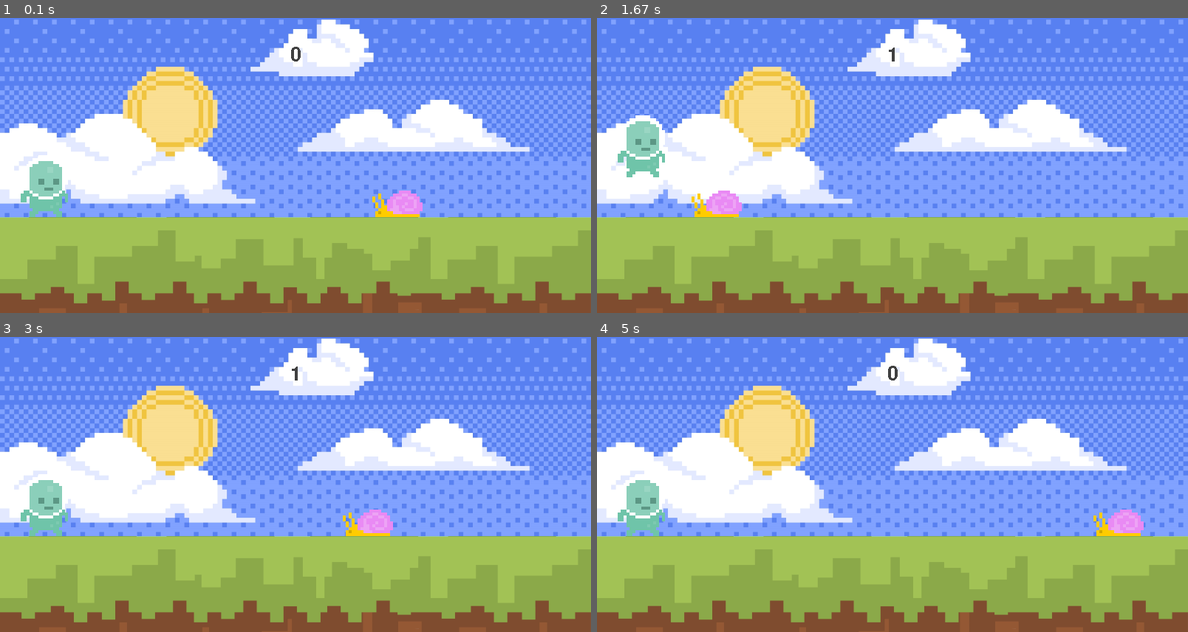
Above: before the commit, frames 1-4 (two rows, left to right).
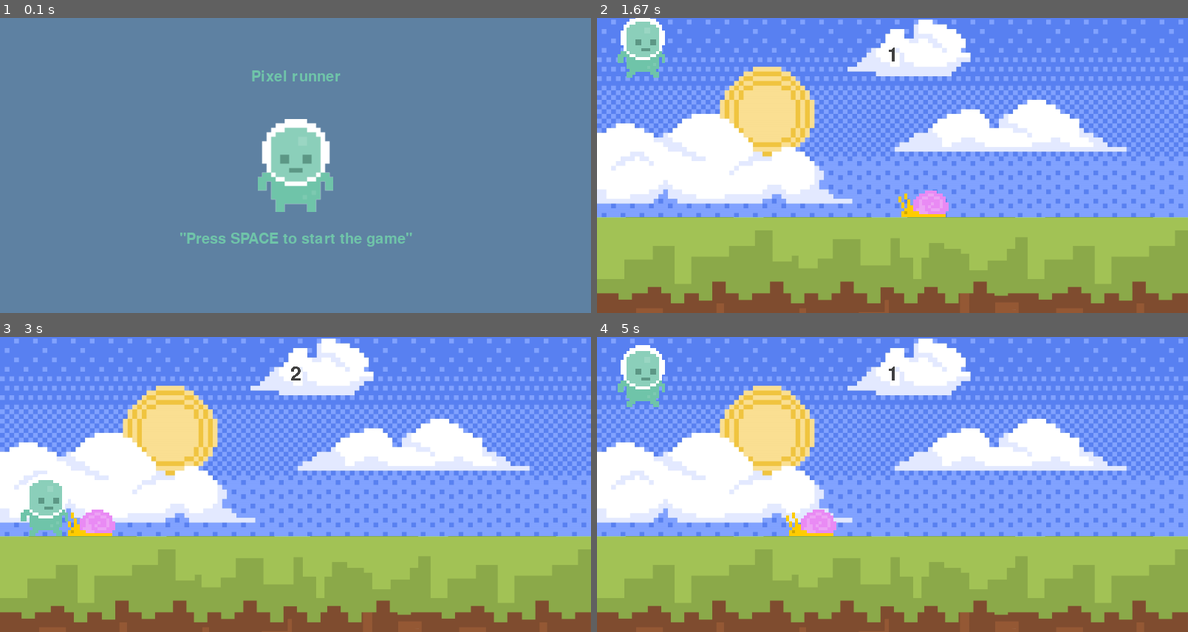
Above: after the commit, the same moments.

Repository: rshdwantstocode/pygame-pixel-runner
Game: pygame game, started from main.py
Two runs of this game, one before a commit and one after it. Both use one fixed random seed, a clock stepped at 60 frames per second and the inputs below.
Inputs (mouse positions are in pixels of both pictures, inside the frame that each line leads up to):
- Up to frame 1 (0.1 s): no input
- Up to frame 2 (1.67 s): tap Space at 0.33, 0.67, 1.07, 1.37 s
- Up to frame 3 (3 s): tap Space at 1.9, 2.2, 2.73 s; click (248, 390) at 2.38 s
- Up to frame 4 (5 s): tap Space at 3.03, 3.3, 4.07, 4.47, 4.77 s

The runs differ from the first frame. In frame 1, 100% of the frame differs, in the area x 0-100%, y 0-100%; in frame 2, 3.5%; in frame 3, 1.1%; in frame 4, 3.5%.

Commit message:
make changes on the game over screen

Diff:
--- a/main.py
+++ b/main.py
@@ -6,6 +6,7 @@
     score_surf = score_font.render(f'{current_time}', False, (64,64,64))
     score_rect = score_surf.get_rect(center=(400,50))
     screen.blit(score_surf, score_rect)
+    return current_time
 
 
 pygame.init()
@@ -13,10 +14,12 @@
 screen = pygame.display.set_mode((800, 400))
 pygame.display.set_caption('1st try game')
 clock = pygame.time.Clock()
-game_active = True
+game_active = False
 start_time = 0
+score = 0
 
 score_font = pygame.font.Font(None, 40)
+title_font = pygame.font.Font(None, 30)
 
 sky_surface = pygame.image.load('Backgrounds/Sky.png').convert()
 ground_surface = pygame.image.load('Backgrounds/ground.png').convert()
@@ -31,6 +34,19 @@
 player_rect = player_surf.get_rect(midbottom=(60, 270))
 player_gravity = 0
 
+# Intro Screen
+player_stand = pygame.image.load('player/player_stand.png').convert_alpha()
+player_stand = pygame.transform.rotozoom(player_stand, 0, 1.5)
+player_stand_rect = player_stand.get_rect(center=(400, 200))
+
+title_surf = title_font.render('Pixel runner', True, (111, 196, 169))
+title_rect = title_surf.get_rect(center=(400,80))
+
+# title_score_surf = title_font.render('Score', True, (64,64,64))
+# title_score_rect = title_score_surf.get_rect(center=(400,100))
+
+title_start_surf = title_font.render('"Press SPACE to start the game"', True, (111, 196, 169))
+title_start_rect = title_start_surf.get_rect(center=(400, 300))
 
 while True:
     for event in pygame.event.get():
@@ -54,7 +70,7 @@
     if game_active:
         screen.blit(sky_surface, (0,-100))
         screen.blit(ground_surface, (0, 270))
-        display_score()
+        score = display_score()
         # pygame.draw.rect(screen, '#c0e8ec', score_rect)
         # pygame.draw.rect(screen, '#c0e8ec', score_rect, width=5)
         # screen.blit(score_surf, score_rect)
@@ -73,7 +89,15 @@
         if snail_rect.colliderect(player_rect):
             game_active = False
     else:
-        screen.fill('red')
+        screen.fill((94,129,162))
+        screen.blit(player_stand, player_stand_rect)
+        screen.blit(title_surf, title_rect)
+
+        score_message = title_font.render(f'Your Score: {score}', True, (111, 196, 169))
+        score_message_rect = score_message.get_rect(center=(400,300))
+
+        if score == 0: screen.blit(title_start_surf, title_start_rect)
+        else: screen.blit(score_message, score_message_rect)
 
 
     pygame.display.update()
